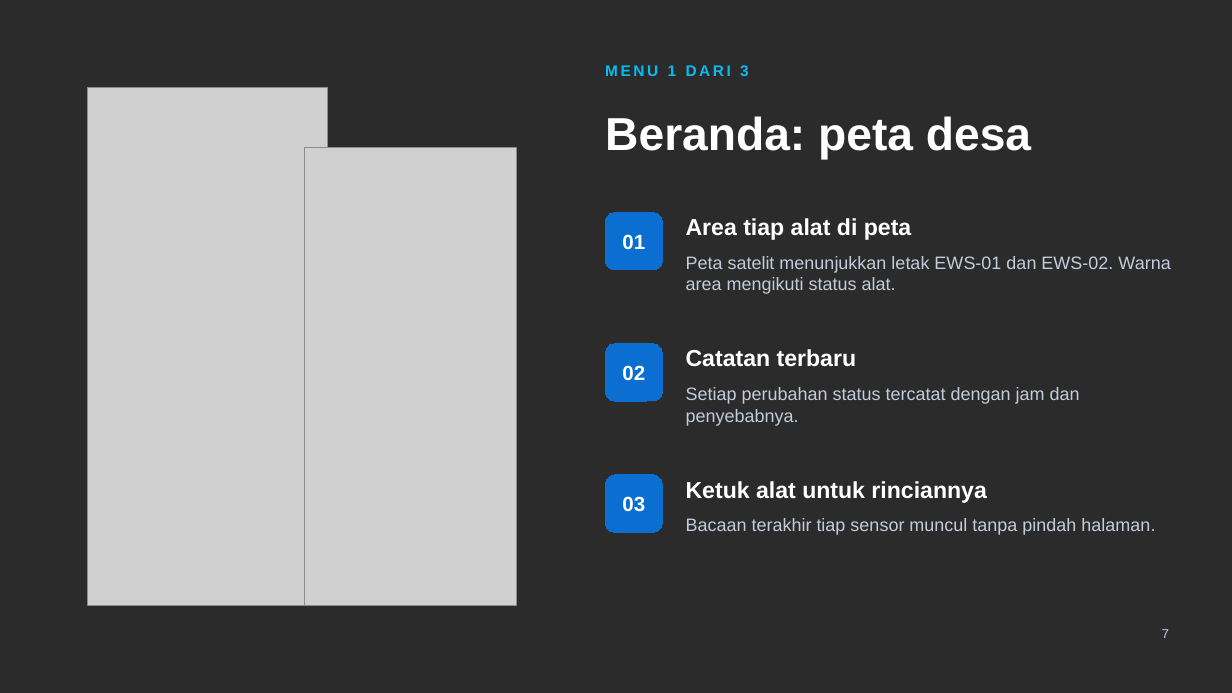
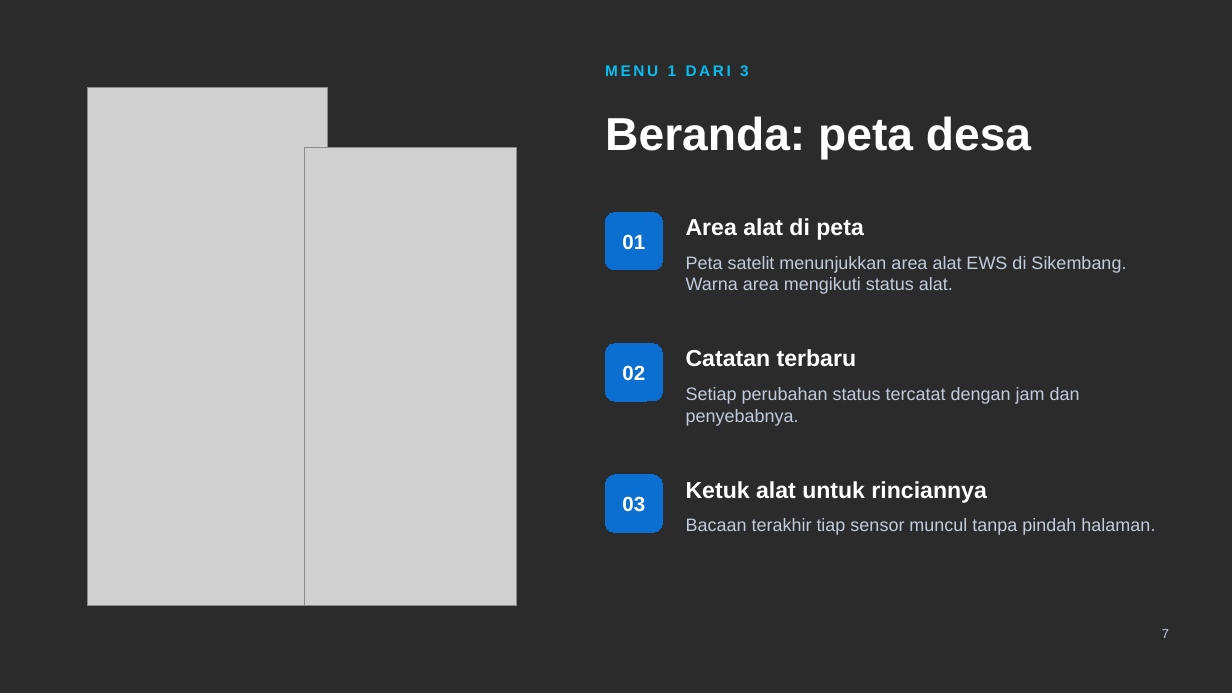
Before and after one commit to ahmad-imtiyaz/ews, a slide deck: slide 7 of presentasi/EWS-Lumeneng.pptx. Drawn at 1232x693 pixels with LibreOffice and Linux fonts; fonts in the diff are those of the drawing; grey boxes stand for pictures; background and template pictures are left out; a plain dark background stands for a picture behind light text. Boxes give left, top, right and bottom in pixels: in the first picture for what was removed or moved away, otherwise in the second. Text is boxed around its words. In the diff, an @@ line names an element or a change of style, - is before the commit and + after.

```diff
--- a/presentasi/EWS-Lumeneng.pptx
+++ b/presentasi/EWS-Lumeneng.pptx
@@ text at [686,218,863,240]: text changed @@
-Area tiap alat di peta
+Area alat di peta
@@ text at [686,256,1126,294]: text changed @@
-Peta satelit menunjukkan letak EWS-01 dan EWS-02. Warna area mengikuti status alat.
+Peta satelit menunjukkan area alat EWS di Sikembang. Warna area mengikuti status alat.
```
Also in this commit, not shown: 5 other slides changed, 12 other files.
